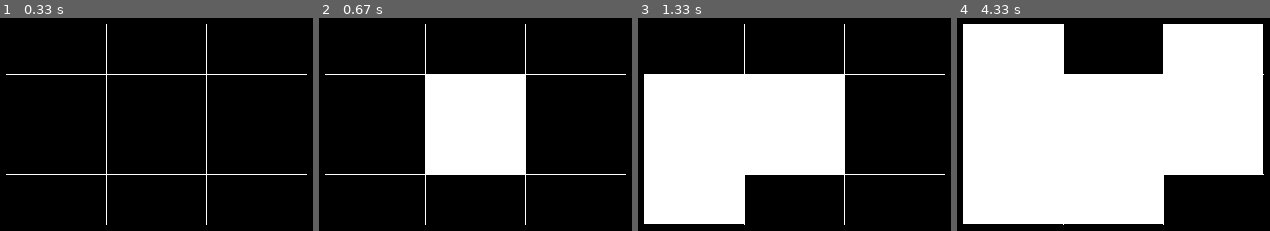
Above: before the commit, frames 1-4 (left to right).
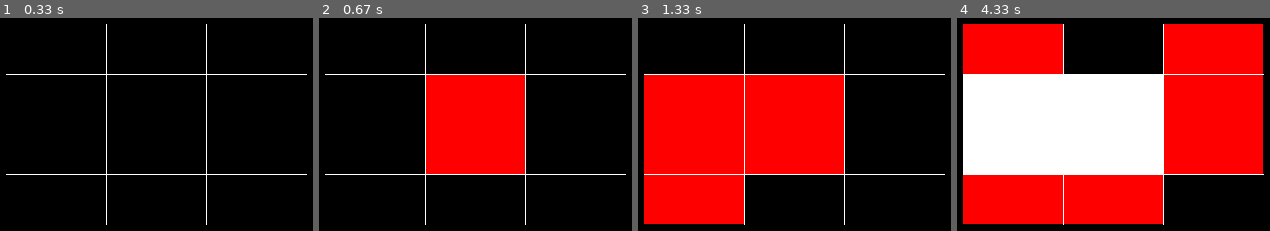
Above: after the commit, the same moments.

Repository: UCHMS19-20/final-project-gabriel-oliveira
Game: pygame game, started from src/game.py
Same seed, same stepped clock (60 frames per second), same inputs: the game is played once before the commit and once after it.
Inputs (mouse positions are in pixels of both pictures, inside the frame that each line leads up to):
- Up to frame 1 (0.33 s): no input
- Up to frame 2 (0.67 s): click (475, 124) at 0.38 s
- Up to frame 3 (1.33 s): click (697, 126) at 0.72 s; click (669, 194) at 1.05 s
- Up to frame 4 (4.33 s): click (1160, 150) at 1.38 s; click (969, 115) at 1.72 s; click (1094, 201) at 2.05 s; click (1216, 171) at 2.38 s; click (1057, 62) at 2.72 s; click (1198, 71) at 4.05 s

Frame 1 is identical in both runs. In frame 2, 15% of the frame differs, in the area x 34-66%, y 26-74%; in frame 3, 37%; in frame 4, 44%, in the area x 1-98%, y 2-97%.

Commit message:
Update game.py

Diff:
--- a/src/game.py
+++ b/src/game.py
@@ -1,11 +1,29 @@
 import sys
 import pygame
 
+def check(a, b, c):
+    if clicked[a] == 0:
+        return False
+    elif clicked[b] == 0:
+        return False
+    elif clicked[c] == 0:
+        return False
+    else:
+        if clicked [a] % 2 == clicked[b] % 2:
+            if clicked [a]%2 == clicked[c]%2:
+                return True
+            else:
+                return False
+        else:
+            return False
 # Initialize pygame so it runs in the background and manages things
 pygame.init()
 def give_color(clicked, hovering):
-    if clicked:
-        return (255, 255, 255)
+    if clicked != 0:
+        if clicked % 2 == 0:
+            return (255, 255, 255)
+        else:
+            return (255, 0, 0)
     else:
         if hovering:
             return (128, 128, 128)
@@ -13,12 +31,9 @@
             return (0, 0, 0)
 # Create a display. Size must be a tuple, which is why it's in parentheses
 screen = pygame.display.set_mode( (400, 300) )
-clicked = [False, False, False, False, False, False, False, False, False]
-hovered = [False, False, False, False, False, False, False, False, False]
-# Main loop. Your game would go inside this loop
+clicked = [0, 0, 0, 0, 0, 0, 0, 0, 0]
+hovered = [False, False, False, False, False, False, False, False, False] # Main loop. Your game would go inside this loop
 while True:
-
-
     # do something for each event in the event queue (list of things that happen)
     for event in pygame.event.get():
         if event.type == pygame.QUIT:
@@ -27,23 +42,23 @@
         if event.type == pygame.MOUSEBUTTONDOWN:
             pos = pygame.mouse.get_pos()
             if ((50<pos[0] and pos[0]<150) and (50<pos[1] and pos[1]<100)):
-                clicked[0]= True
+                clicked[0] += 1
             if ((150<pos[0] and pos[0]<250) and (100<pos[1] and pos[1]<200)):
-                clicked[4]= True
+                clicked[4] += 1
             if ((150<pos[0] and pos[0]<250) and (200<pos[1] and pos[1]<250)):
-                clicked[7]= True
+                clicked[7] += 1
             if ((50<pos[0] and pos[0]<150) and (100<pos[1] and pos[1]<200)):
-                clicked[3]= True
+                clicked[3] += 1
             if ((150<pos[0] and pos[0]<250) and (50<pos[1] and pos[1]<100)):
-                clicked[1]= True
+                clicked[1] += 1
             if ((50<pos[0] and pos[0]<150) and (200<pos[1] and pos[1]<250)):
-                clicked[6]= True
+                clicked[6] += 1
             if ((250<pos[0] and pos[0]<350) and (50<pos[1] and pos[1]<100)):
-                clicked[2]= True
+                clicked[2] += 1
             if ((250<pos[0] and pos[0]<350) and (100<pos[1] and pos[1]<200)):
-                clicked[5]= True
+                clicked[5] += 1
             if ((250<pos[0] and pos[0]<350) and (200<pos[1] and pos[1]<250)):
-                clicked[8]= True
+                clicked[8] += 1
         if event.type == pygame.MOUSEMOTION:
             pos = pygame.mouse.get_pos()
             if ((50<pos[0] and pos[0]<150) and (50<pos[1] and pos[1]<100)):
@@ -156,4 +171,28 @@
     pygame.draw.line(screen, (255, 255, 255), (150, 50), (150, 250), 1)
     pygame.draw.line(screen, (255, 255, 255), (250, 50), (250, 250), 1)
 
+    if check(0, 1, 2) == True:
+        print("you win")
+        break
+    elif check(3,4,5) == True:
+        print("You win")
+        break
+    elif check(6,7,8) == True:
+        print("you win")
+        break
+    elif check(0,3,6) == True:
+        print("You win")
+        break
+    elif check(1,4,7) == True:
+        print("you win")
+        break
+    elif check(2,5,8) == True:
+        print("You win")
+        break
+    elif check(0,4,8) == True:
+        print("You win")
+        break
+    elif check(2,4,6) == True:
+        print("You win")
+        break
     pygame.display.flip()
